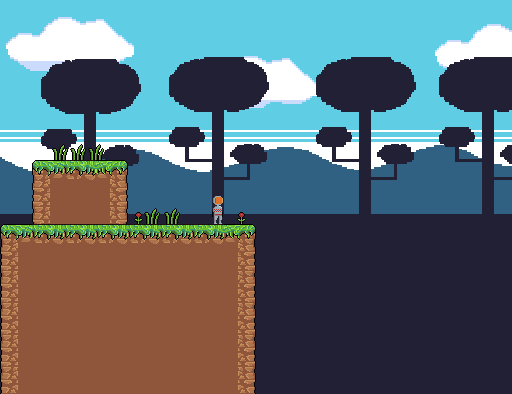
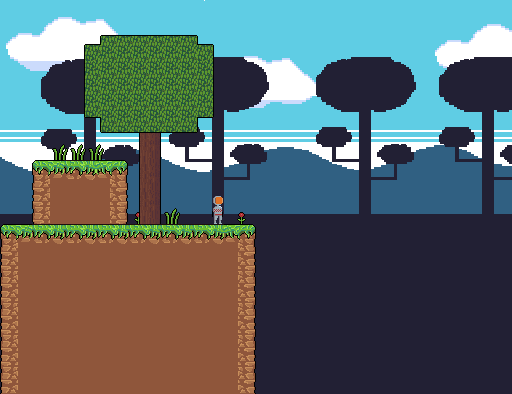
Comparing the layer stacks of the two (512, 394) images. Changes:
added layer "Layer #7" in group "Layer Group" over [84, 35, 214, 133]
painted on "Layer #3" over [139, 0, 205, 224]
